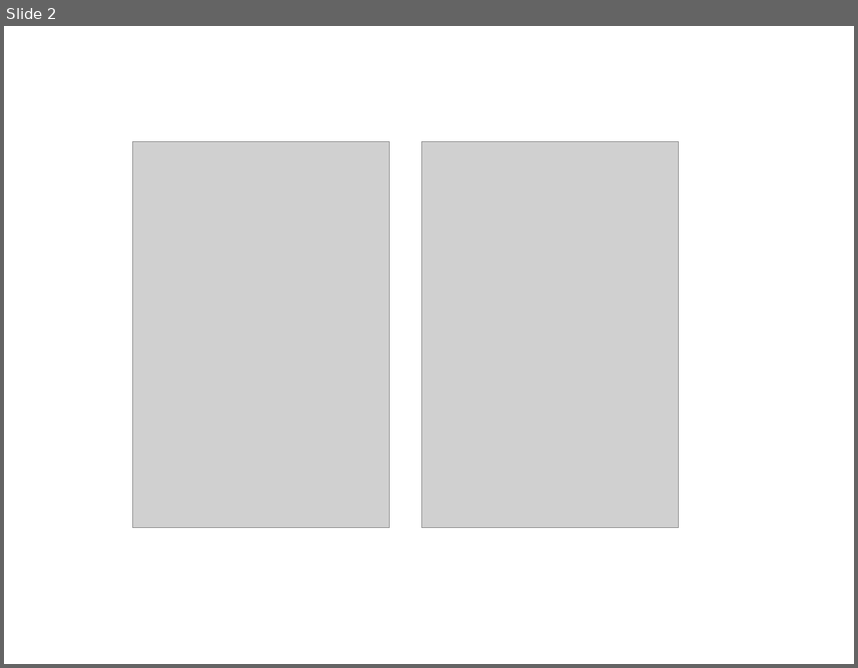
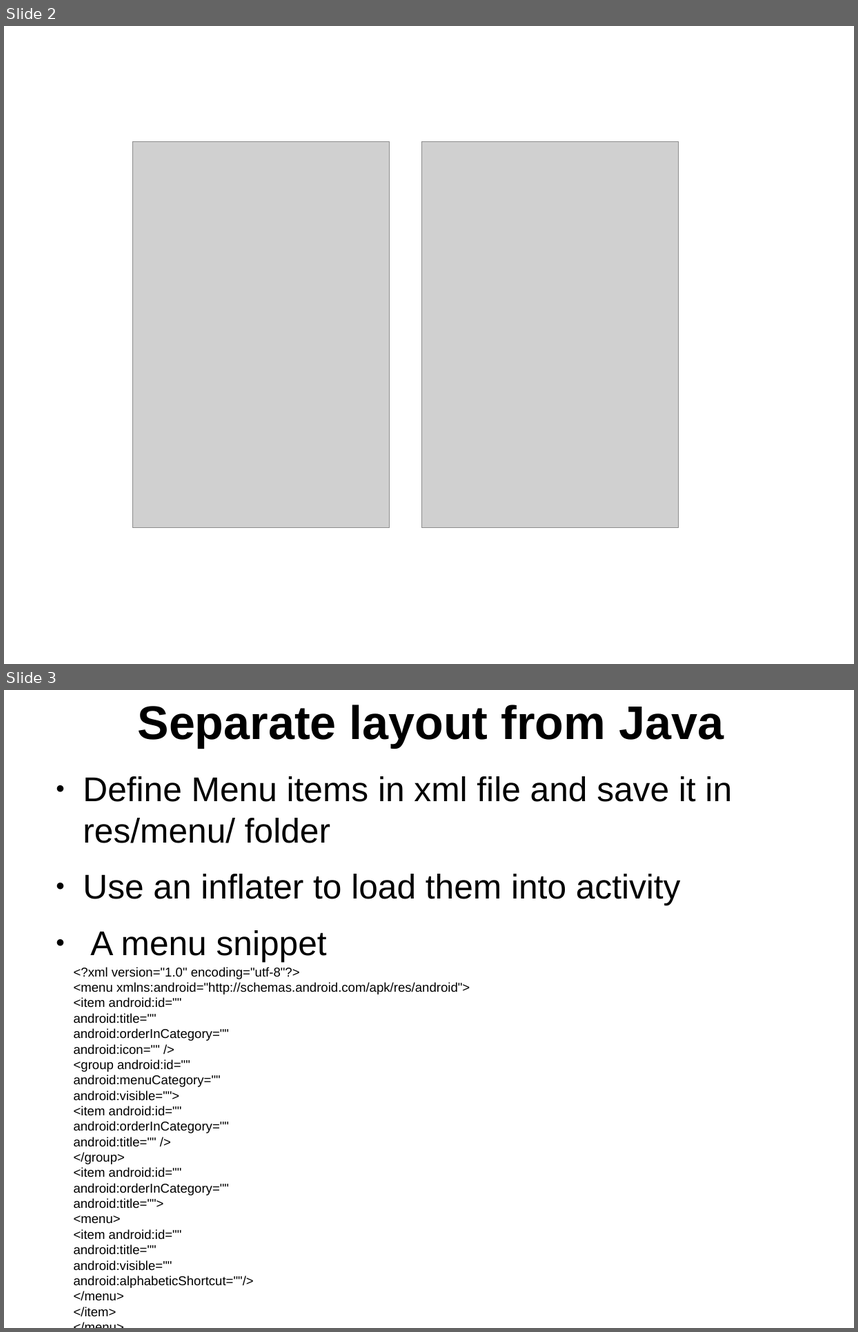
Before and after one commit to thegreatdao/testa, a slide deck: assets/android2.odp. Shown one above the other, each under a label of ours: slide 2 before the commit, slides 2 and 3 after it. The pictures are 858x668 and 858x1332 pixels, drawn with LibreOffice and Linux fonts; fonts in the diff are those of the drawing; grey boxes stand for pictures. Boxes give left, top, right and bottom in pixels: in the first picture for what was removed or moved away, otherwise in the second. Text is boxed around its words. In the diff, an @@ line names an element or a change of style, - is before the commit and + after.

```diff
--- a/assets/android2.odp
+++ b/assets/android2.odp
@@ slide 3 added at box(4, 690, 854, 1328), background #FFFFFF @@
@@ title added at box(138, 704, 724, 747), 44 pt, text #000000, bold @@
+Separate layout from Java
@@ text added at box(83, 776, 732, 961), 32 pt, text #000000 @@
+● Define Menu items in xml file and save it in res/menu/ folder
+● Use an inflater to load them into activity
+● A menu snippet
@@ text added at box(74, 967, 470, 1316), 12 pt, text #000000 @@
+<?xml version="1.0" encoding="utf-8"?>
+<menu xmlns:android="http://schemas.android.com/apk/res/android">
+<item android:id=""
+android:title=""
+android:orderInCategory=""
+android:icon="" />
+<group android:id=""
+android:menuCategory=""
+android:visible="">
+<item android:id=""
+android:orderInCategory=""
+android:title="" />
+</group>
+<item android:id=""
+android:orderInCategory=""
+android:title="">
+<menu>
+<item android:id=""
+android:title=""
+android:visible=""
+android:alphabeticShortcut=""/>
+</menu>
+</item>
+</menu>
```
Also in this commit, not shown: 12 other slides added, 10 other files.
